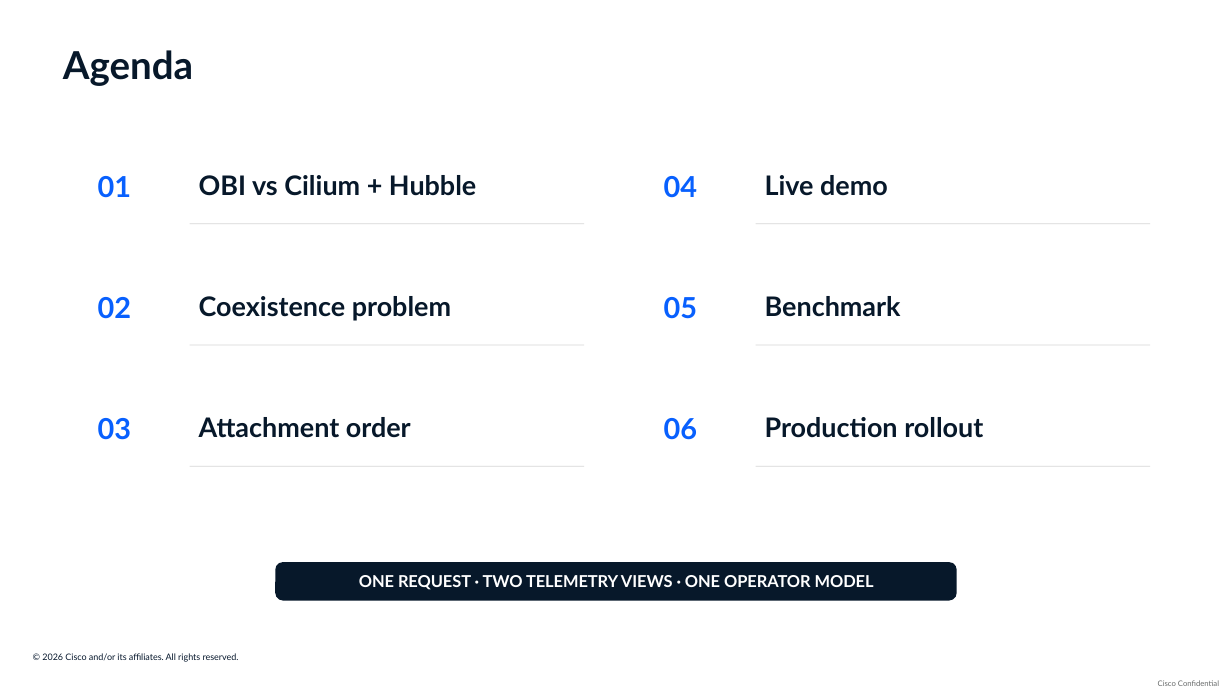
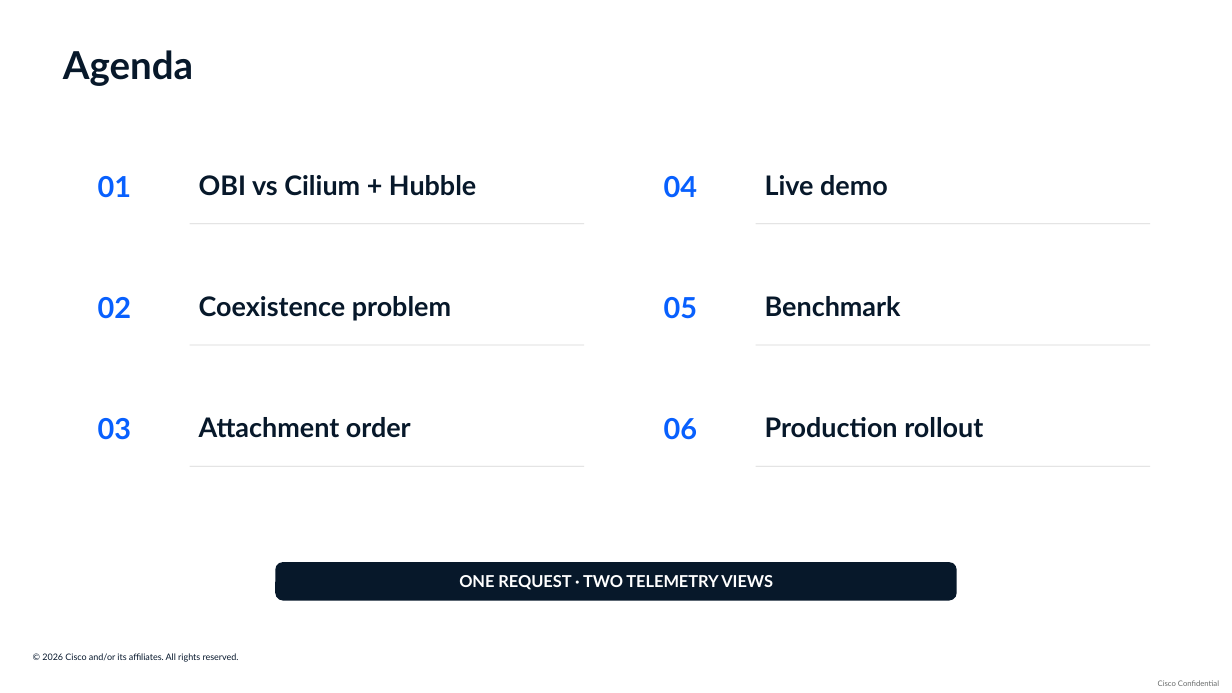
Before and after one commit to ajimenez1503/cilium-obi-demo, a slide deck: slide 2 of slides/cilium-obi-session-deck-latest.pptx. Drawn at 1232x693 pixels with LibreOffice and Linux fonts; fonts in the diff are those of the drawing; background and template pictures are left out. Boxes give left, top, right and bottom in pixels: in the first picture for what was removed or moved away, otherwise in the second. Text is boxed around its words. In the diff, an @@ line names an element or a change of style, - is before the commit and + after.

```diff
--- a/slides/cilium-obi-session-deck-latest.pptx
+++ b/slides/cilium-obi-session-deck-latest.pptx
@@ text in rounded rectangle at bbox=[459, 575, 773, 590]: text changed @@
-ONE REQUEST · TWO TELEMETRY VIEWS · ONE OPERATOR MODEL
+ONE REQUEST · TWO TELEMETRY VIEWS
```
Also in this commit, not shown: 11 other slides changed, 9 other files.
